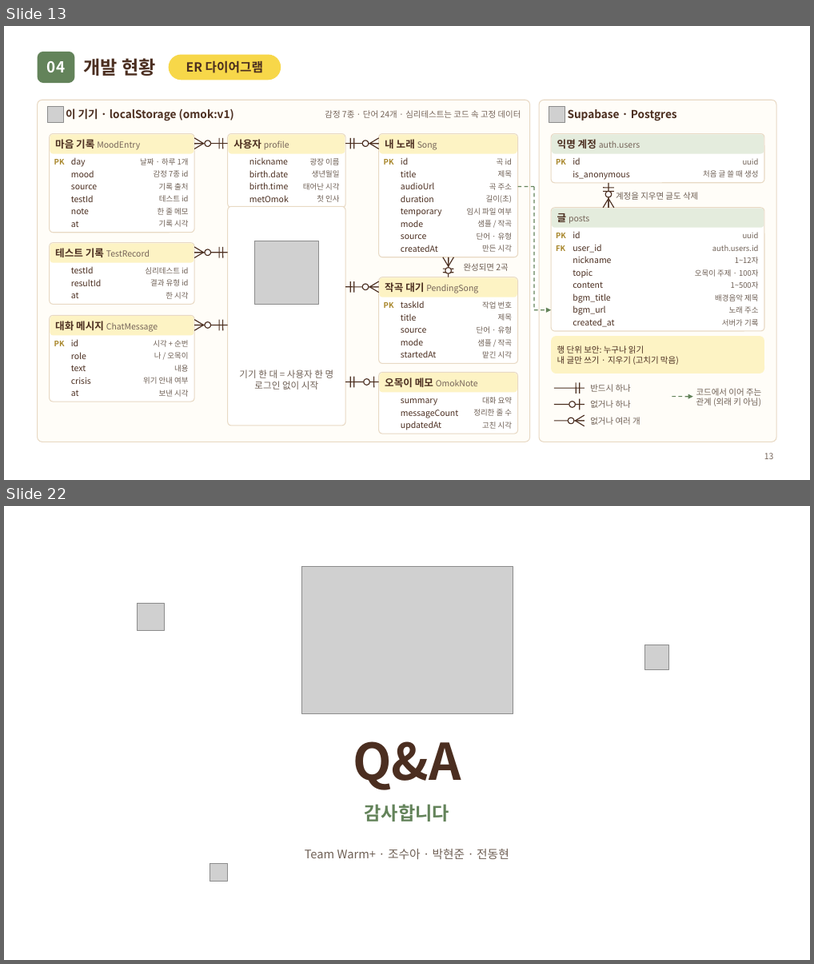
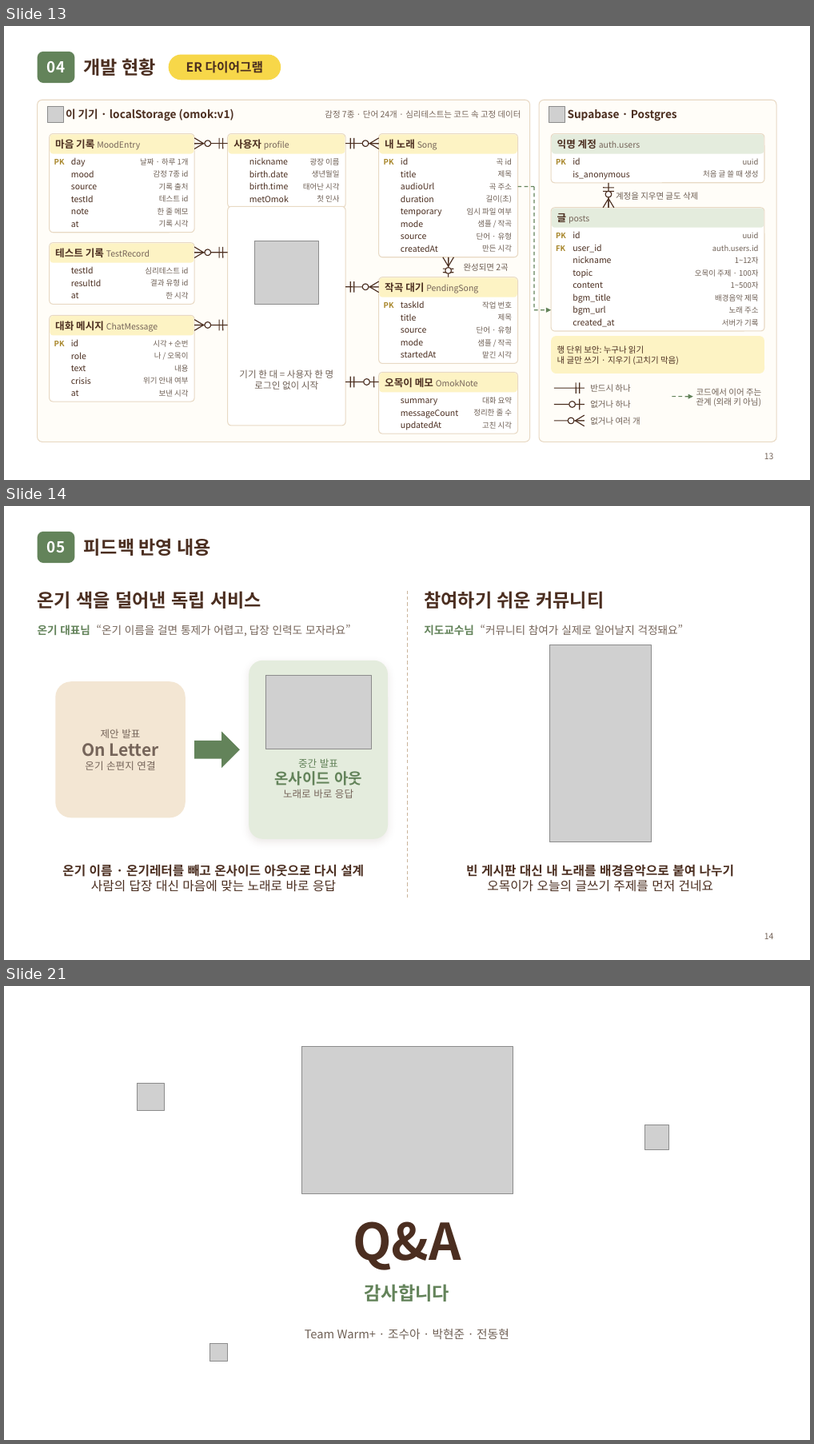
Before and after one commit to Auto-hyun/2026-2-OSSProj-Warmplus-05, a slide deck: doc/2_2_OSSProj_5_웜플러스_중간발표자료.pptx. Shown one above the other, each under a label of ours: slides 13 and 22 before the commit, slides 13, 14 and 21 after it; the slides between them are not shown. The pictures are 814x964 and 814x1444 pixels, drawn with LibreOffice and Linux fonts; fonts in the diff are those of the drawing; grey boxes stand for pictures; background and template pictures are left out. Boxes give left, top, right and bottom in pixels: in the first picture for what was removed or moved away, otherwise in the second. Text is boxed around its words. In the diff, an @@ line names an element or a change of style, - is before the commit and + after.

Commit message:
docs(doc): 중간발표자료 해결 방안·개발 목표·피드백·협업 슬라이드 개편
- 해결 방안을 유사 서비스 4분면(불편함↔편리함, 전문적인 진단↔일상에서의 공감)으로 교체
- 개발 목표를 기능 기준 3가지(마음 기록, 노래 추천, AI 대화·위기 대응)로 수정
- 피드백 반영 내용 채움(온기 대표님, 지도교수님)
- 대안 비교 및 선택 슬라이드 삭제, 목차·섹션 번호 정리
- 협업 방식을 조직 레포·개인 레포 Fork/PR 도식으로 단순화

```diff
--- a/doc/2_2_OSSProj_5_웜플러스_중간발표자료.pptx
+++ b/doc/2_2_OSSProj_5_웜플러스_중간발표자료.pptx
@@ slide 14 added at box(4, 506, 810, 960), background picture (left out) @@
@@ rounded rectangle added at box(38, 532, 74, 563), fill #63835A @@
@@ text added at box(47, 541, 65, 552), 18 pt, text #FFFFFF, bold @@
+05
@@ title added at box(84, 538, 210, 556), 22 pt, text #4B2E20, bold @@
+피드백 반영 내용
@@ text added at box(38, 591, 262, 608), 22 pt, text #4B2E20, bold @@
+온기 색을 덜어낸 독립 서비스
@@ line added from (407, 591) to (407, 900), #C9B49A 1 pt dashed @@
@@ text added at box(424, 591, 605, 608), 22 pt, text #4B2E20, bold @@
+참여하기 쉬운 커뮤니티
@@ text added at box(38, 624, 351, 636), 13 pt, text #76655A @@
+온기 대표님 “온기 이름을 걸면 통제가 어렵고, 답장 인력도 모자라요”
@@ text added at box(424, 624, 684, 635), 13 pt, text #76655A @@
+지도교수님 “커뮤니티 참여가 실제로 일어날지 걱정돼요”
@@ picture added at box(550, 645, 651, 842) @@
@@ rounded rectangle added at box(249, 660, 388, 839), fill #E4ECDD @@
@@ rounded rectangle added at box(55, 681, 186, 817), fill #F3E6D3, 12 pt, text #76655A @@
+제안 발표
+On Letter
+온기 손편지 연결
@@ picture added at box(266, 676, 372, 749) @@
@@ right arrow added at box(194, 732, 240, 768), fill #63835A @@
@@ text added at box(274, 758, 362, 798), 12 pt, text #63835A @@
+중간 발표
+온사이드 아웃
+노래로 바로 응답
@@ text added at box(62, 864, 364, 892), 15 pt, text #4B2E20, bold @@
+온기 이름 · 온기레터를 빼고 온사이드 아웃으로 다시 설계
+사람의 답장 대신 마음에 맞는 노래로 바로 응답
@@ text added at box(466, 864, 734, 892), 15 pt, text #4B2E20, bold @@
+빈 게시판 대신 내 노래를 배경음악으로 붙여 나누기
+오목이가 오늘의 글쓰기 주제를 먼저 건네요
@@ page number added at box(765, 932, 774, 939), 10 pt, text #76655A @@
+14
@@ what was slide 22 is now slide 21 @@
```
Also in this commit, not shown: 13 slides changed, 2 slides removed.
